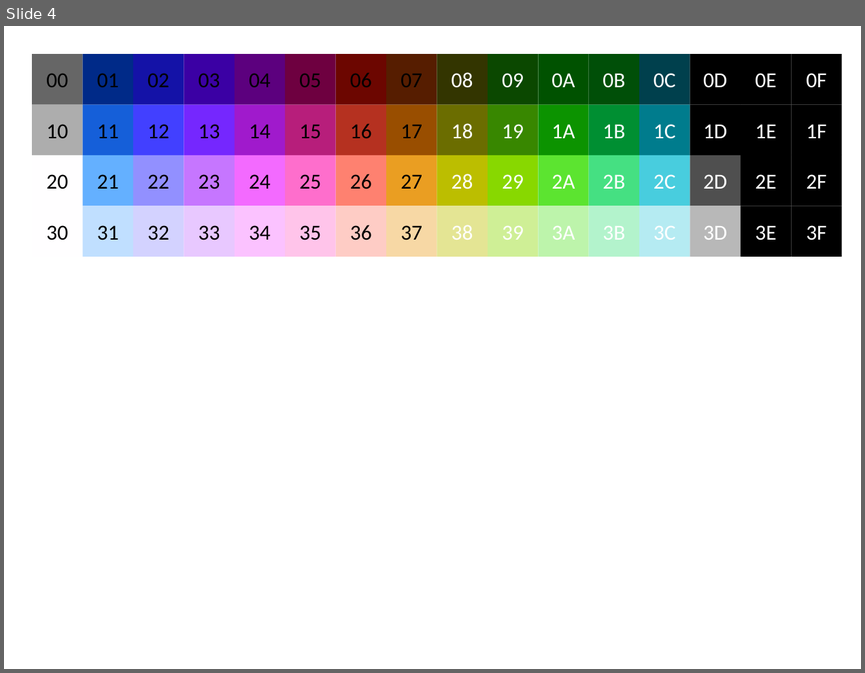
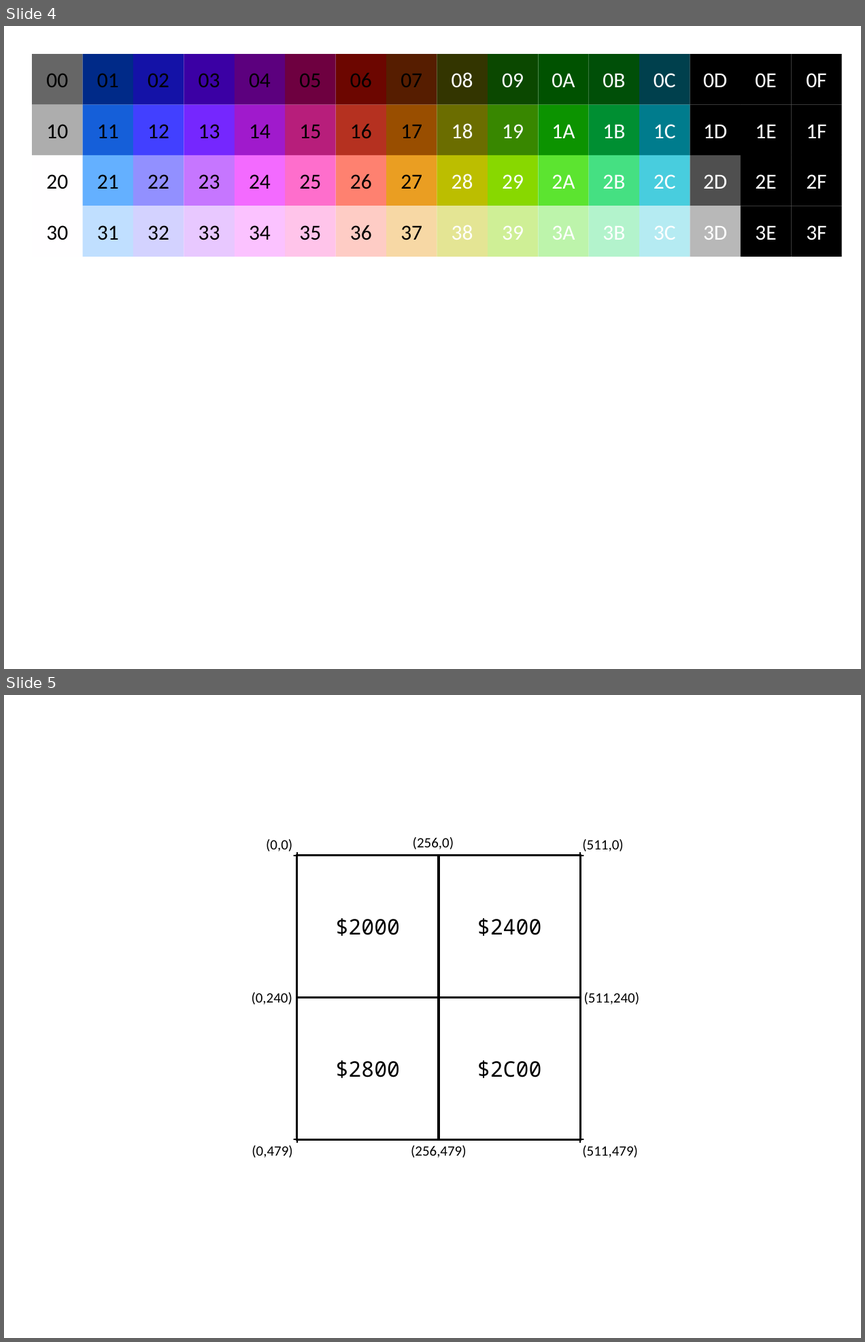
Before and after one commit to cristy-rotaru/NES_emulator, a slide deck: Scheme/Scheme.pptx. Shown one above the other, each under a label of ours: slide 4 before the commit, slides 4 and 5 after it. The pictures are 865x673 and 865x1342 pixels, drawn with LibreOffice and Linux fonts; fonts in the diff are those of the drawing. Boxes give left, top, right and bottom in pixels: in the first picture for what was removed or moved away, otherwise in the second. Text is boxed around its words. In the diff, an @@ line names an element or a change of style, - is before the commit and + after.

```diff
--- a/Scheme/Scheme.pptx
+++ b/Scheme/Scheme.pptx
@@ slide 5 added at <box>4,695,861,1338</box>, background #FFFFFF @@
@@ text added at <box>413,837,453,849</box>, 12 pt, text #000000 @@
+(256,0)
@@ text added at <box>266,839,292,851</box>, 12 pt, text #000000 @@
+(0,0)
@@ half frame added at <box>294,852,297,855</box>, fill #000000, outline #000000 1 pt @@
@@ rectangle added at <box>297,855,439,997</box>, fill #FFFFFF, outline #000000 1.75 pt, 18 pt, text #000000 @@
+$2000
@@ rectangle added at <box>439,855,580,997</box>, fill #FFFFFF, outline #000000 1.75 pt, 18 pt, text #000000 @@
+$2400
@@ half frame added at <box>581,852,584,855</box>, fill #000000, outline #000000 1 pt @@
@@ text added at <box>582,839,623,851</box>, 12 pt, text #000000 @@
+(511,0)
@@ text added at <box>252,992,292,1004</box>, 12 pt, text #000000 @@
+(0,240)
@@ rectangle added at <box>297,998,439,1139</box>, fill #FFFFFF, outline #000000 1.75 pt, 18 pt, text #000000 @@
+$2800
@@ rectangle added at <box>439,998,580,1139</box>, fill #FFFFFF, outline #000000 1.75 pt, 18 pt, text #000000 @@
+$2C00
@@ text added at <box>584,992,640,1004</box>, 12 pt, text #000000 @@
+(511,240)
@@ half frame added at <box>294,1139,297,1142</box>, fill #000000, outline #000000 1 pt @@
@@ half frame added at <box>581,1139,584,1142</box>, fill #000000, outline #000000 1 pt @@
@@ text added at <box>252,1145,292,1157</box>, 12 pt, text #000000 @@
+(0,479)
@@ text added at <box>411,1145,466,1157</box>, 12 pt, text #000000 @@
+(256,479)
@@ text added at <box>582,1145,638,1157</box>, 12 pt, text #000000 @@
+(511,479)
```
Also in this commit, not shown: 2 other slides added, 10 other files.
